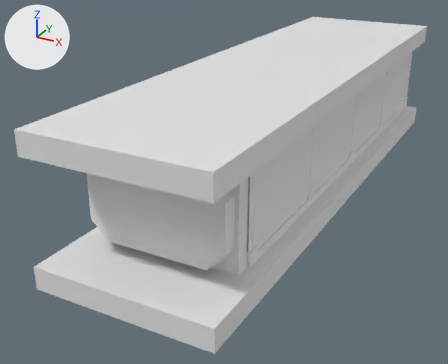
An edit to the Blender file Random/10minProject.blend, drawn before and after from the same camera.
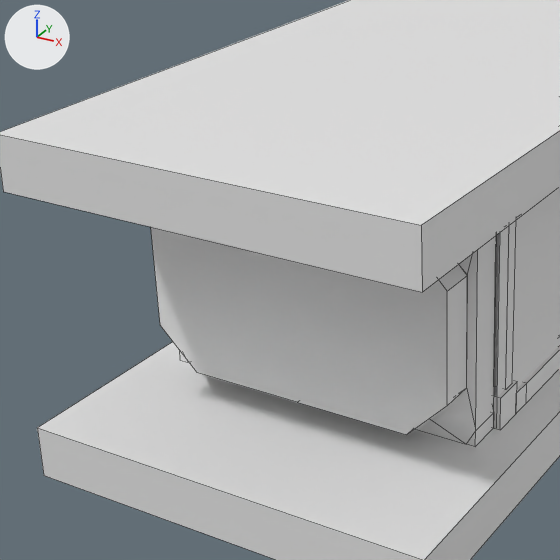
Each version is shown whole from a 50 mm camera at (11.75, -27.94, 12.26) aimed at (-2.27, -2.45, -0.48), then close up on the part from 4% to 62% of the width and 18% to 90% of the height. The axes (+X, +Y, +Z) are drawn at upper left. The lights are the same throughout. The close-ups show mesh edges as thin lines.
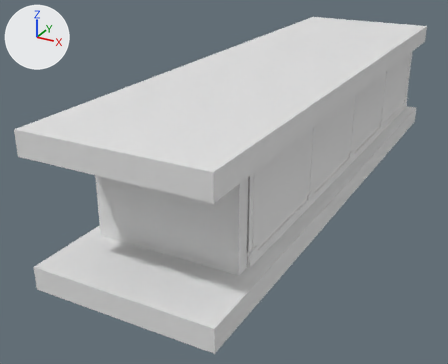
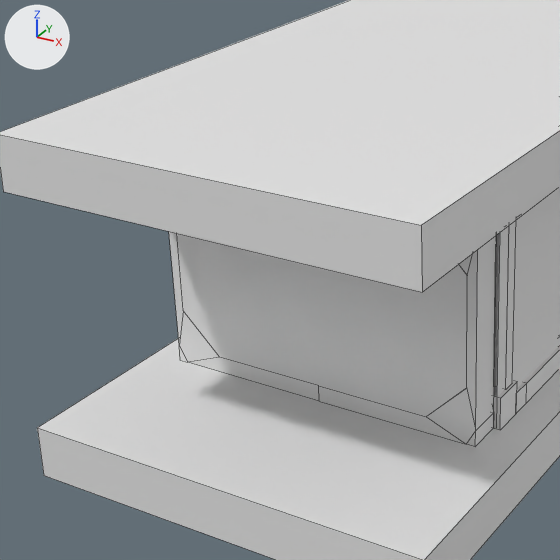
The change, as a list of edits to the scene's bpy script:
```text
Change ob_cube_009:
    ob_cube_009.location: (-0.35, -10.76, 0.0) -> (-0.35, -10.09, 0.0)
```

Location of each change, [x1, y1, x2, y2] in pixels of the close-ups (560 x 560 px):
'Cube.009', moved
    before: [151, 227, 467, 435]
    after: [177, 233, 467, 416]
